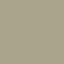
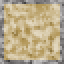
Layer changes from the first 64x64 image to the second:
added layer "stage 3 #6" in group "3 #2" over [0, 1, 64, 64]
added layer "suspicious_sand_0 copy #2" in group "3 #2" over [0, 0, 64, 64]
added layer "stage 2 #6" in group "2 #2" over [1, 1, 63, 63]
added layer "suspicious_sand_0 copy #1" in group "2 #2" over [0, 0, 64, 64]
added layer "stage 1 #6" in group "1 #2" over [1, 7, 63, 57]
added layer "suspicious_sand_0 copy" in group "1 #2" over [0, 0, 64, 64]
moved "destroy sand #1" below "Block levels copy" over [0, 0, 64, 64]
added layer "stage 3 #5" in group "3 #1" over [0, 1, 64, 64]
added layer "suspicious_gravel_0 copy #2" in group "3 #1" over [0, 0, 64, 64]
added layer "stage 2 #5" in group "2 #1" over [1, 1, 63, 63]
added layer "suspicious_gravel_0 copy #1" in group "2 #1" over [0, 0, 64, 64]
added layer "stage 1 #5" in group "1 #1" over [1, 7, 63, 57]
added layer "suspicious_gravel_0 copy" in group "1 #1" over [0, 0, 64, 64]
moved "destroy gravel #1" below "Block levels" over [0, 0, 64, 64]
hid group "Destroy Base Outline copy #2" (3 layers) over [0, 1, 64, 64]
showed group "resources" (77 layers) over [0, 0, 64, 64]
